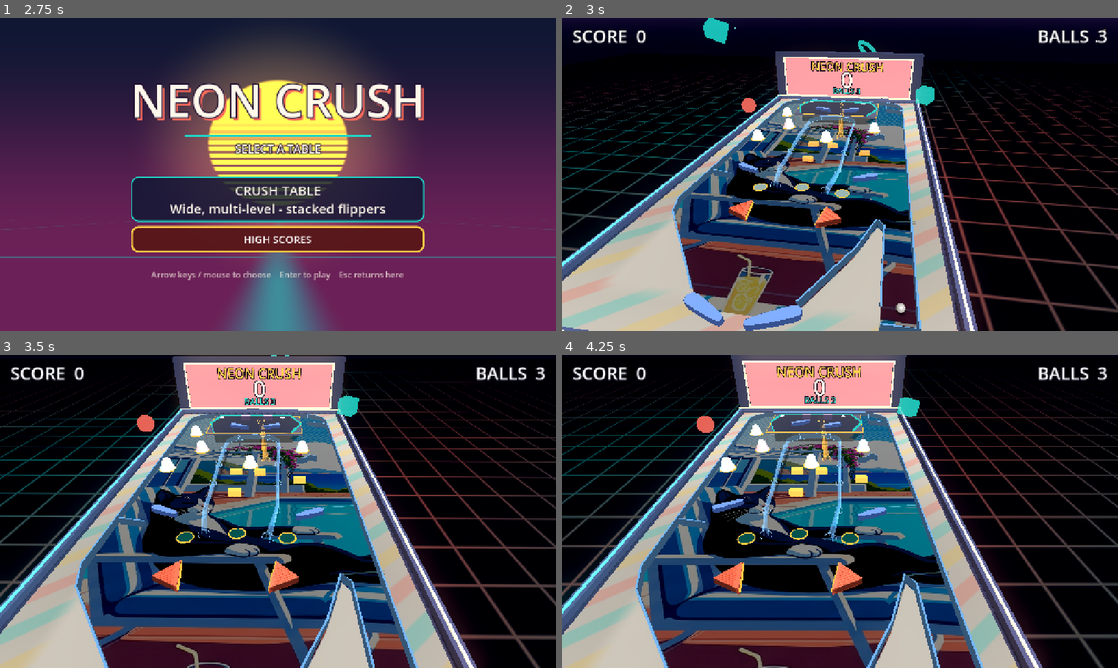
Above: before the commit, frames 1-4 (two rows, left to right).
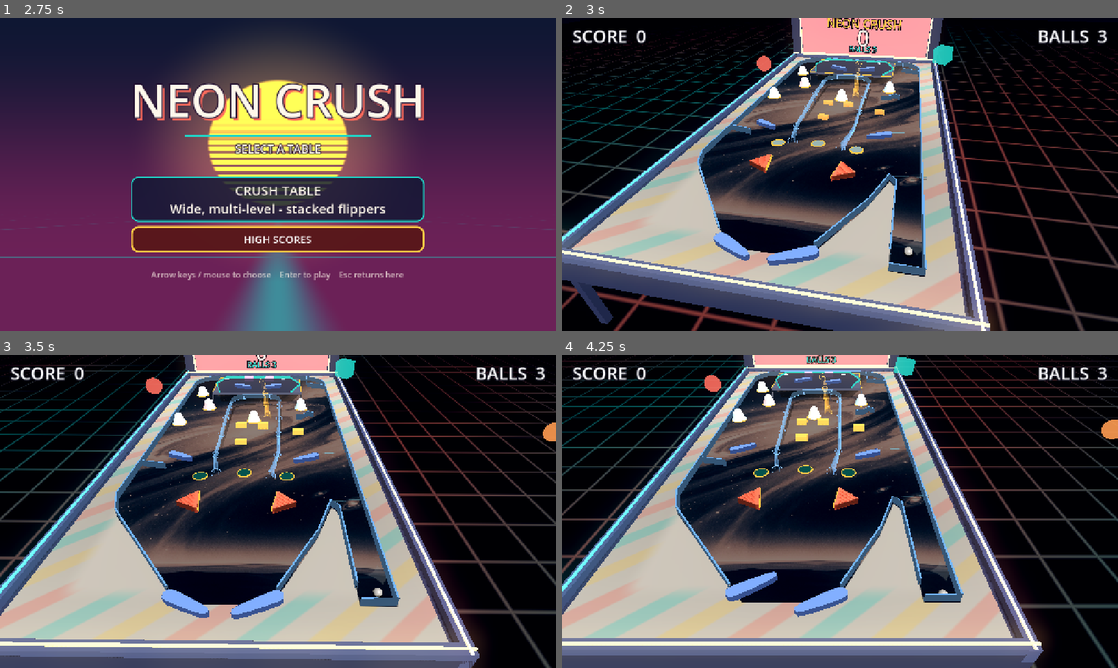
Above: after the commit, the same moments.

Repository: eddieedease/gdpb
Game: Godot game, scene res://scenes/table_select.tscn
The game is run twice, just before and just after one commit, with the same random seed, the same clock (stepped at 60 frames per second) and the same inputs. Sound files missing from this copy of the repository are replaced by a short silence.
Inputs:
- Up to frame 1 (2.75 s): hold E (nudge_right) 0.53-1.28 s; tap Backspace at 0.6, 1.35, 2.1 s; hold Down (ui_down) 1.28-2.03 s; hold E (nudge_right) from 2.03 s (still down); hold Space (launch) from 2.03 s (still down)
- Up to frame 2 (3 s): release E (nudge_right) at 2.78 s; release Space (launch) at 2.78 s; hold Up (ui_up) from 2.78 s (still down); tap Space (launch) at 2.85 s
- Up to frame 3 (3.5 s): keep holding Up (ui_up)
- Up to frame 4 (4.25 s): release Up (ui_up) at 3.53 s; hold A (flipper_left) from 3.53 s (still down); hold Space (launch) from 3.53 s (still down)

Frame 1 is identical in both runs. In frame 2, 63% of the frame differs, in the area x 0-100%, y 0-100%; in frame 3, 65%; in frame 4, 66%.

Commit message:
Keep the bottom of the table in frame while the camera is held back
The camera position is capped so it never trails far past the cabinet, but it
was also AIMING at that capped position, which swung the view forward off the
bottom of the table and cut the main flippers out of frame. It now aims at the
real ball while only its position is limited.

The cap itself was too tight regardless: the main flippers sit at almost the
same depth as the shooter lane, so it bit just as hard during normal play as it
did while waiting to launch. Eased off enough to keep the flippers and the
cabinet's near edge visible.

Co-Authored-By: Claude Sonnet 5 <noreply@anthropic.com>

Diff:
--- a/scenes/advanced_table.tscn
+++ b/scenes/advanced_table.tscn
@@ -2,6 +2,7 @@
 
 [ext_resource type="Script" uid="uid://yx5rt48kvpxe" path="res://scripts/table_game.gd" id="1_00vba"]
 [ext_resource type="Script" uid="uid://cjhqaf0vcsqun" path="res://scripts/camera_follow.gd" id="2_0ua1b"]
+[ext_resource type="Texture2D" uid="uid://bh8inyhqv5dhv" path="res://assets/background/bg2.png" id="2_jqx0o"]
 [ext_resource type="PackedScene" path="res://scenes/hud.tscn" id="3_6iro6"]
 [ext_resource type="PackedScene" uid="uid://dai16lf6ew7j4" path="res://scenes/wall.tscn" id="5_6qs8c"]
 [ext_resource type="PackedScene" uid="uid://ddbn5tnnjfisx" path="res://scenes/bumper.tscn" id="7_t1bve"]
@@ -15,7 +16,6 @@
 [ext_resource type="Shader" uid="uid://d12524mor7q2y" path="res://shaders/vignette.gdshader" id="18_vignette"]
 [ext_resource type="PackedScene" path="res://scenes/ramp.tscn" id="20_ramp"]
 [ext_resource type="PackedScene" uid="uid://cn11w5wrtl65i" path="res://scenes/deck.tscn" id="21_deck"]
-[ext_resource type="Texture2D" uid="uid://ccrm5mv7c4s1e" path="res://assets/background/bg1.png" id="22_bgart"]
 [ext_resource type="PackedScene" uid="uid://bqr7v2xk1mnop" path="res://scenes/rollover.tscn" id="23_rollover"]
 
 [sub_resource type="RectangleShape2D" id="RectangleShape2D_a0uye"]
@@ -61,7 +61,7 @@
 texture_filter = 1
 position = Vector2(110, 112.00001)
 scale = Vector2(1.869383, 1.869383)
-texture = ExtResource("22_bgart")
+texture = ExtResource("2_jqx0o")
 centered = false
 
 [node name="Camera2D" type="Camera2D" parent="." unique_id=1862567166]
--- a/scripts/crush_view.gd
+++ b/scripts/crush_view.gd
@@ -138,7 +138,7 @@
 @export var side_follow := 0.35
 ## How far toward the player the camera is allowed to trail, in metres from the
 ## table centre. Lower = it hangs back less when the ball is at the bottom.
-@export var camera_near_limit := 6.5
+@export var camera_near_limit := 9.5
 @export var follow_speed := 6.0
 @export var camera_fov := 52.0
 
@@ -1710,14 +1710,15 @@
 
 	var b := _table_to_world(_last_ball)
 	b.x *= side_follow
-	# The near limit is deliberately well short of the table's bottom edge. The
-	# shooter lane sits right at that edge, and trailing the ball all the way
-	# down there pushed the camera so far back that the cabinet shrank into the
-	# distance; stopping short keeps the whole cabinet in frame while waiting to
-	# launch.
-	b.z = clampf(b.z, -TABLE_SIZE.y * 0.5 / PX_PER_M, camera_near_limit)
-
-	var target := Vector3(b.x, camera_height, b.z + camera_back)
+	# Where the camera SITS is capped so it never trails far past the cabinet
+	# and shrinks it into the distance. Where it LOOKS still follows the real
+	# ball: aiming at the capped position instead swung the view forward, off
+	# the bottom of the table, and cut the main flippers out of frame - they
+	# sit at almost exactly the same depth as the shooter lane, so the cap
+	# applies just as much when you are actually playing them.
+	var follow_z := clampf(b.z, -TABLE_SIZE.y * 0.5 / PX_PER_M, camera_near_limit)
+
+	var target := Vector3(b.x, camera_height, follow_z + camera_back)
 	_cam.position = _cam.position.lerp(target, 1.0 - exp(-follow_speed * delta))
 	if _punch > 0.005:
 		_cam.position += Vector3(randf_range(-_punch, _punch), randf_range(-_punch, _punch), 0)
Binary file added: assets/background/bg2.png
Not shown, added: assets/background/bg2.png.import
Not shown, changed: assets/tabledesign/table.ai
